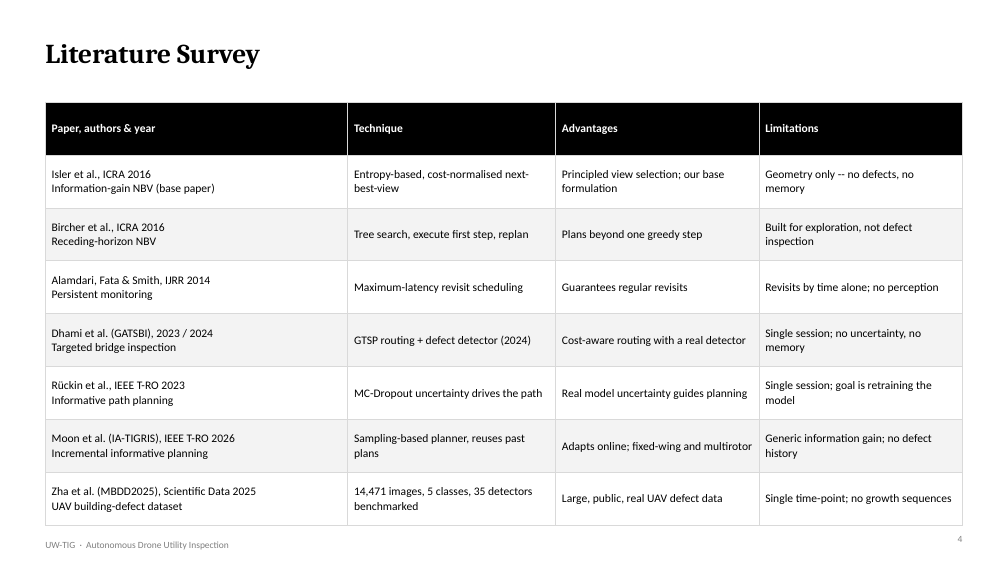
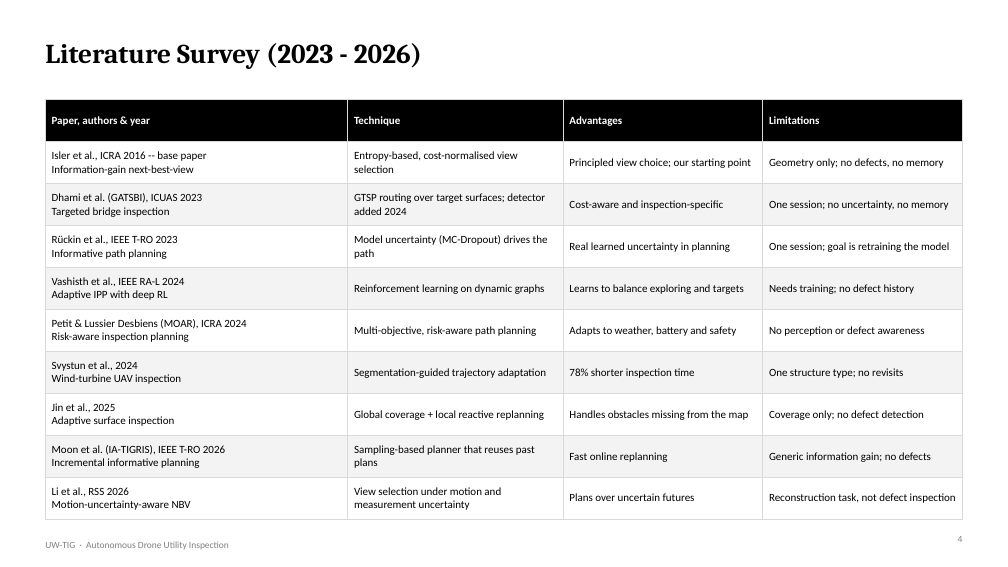
Before and after one commit to DrNeel11/project_work_1, a slide deck: slide 4 of drone-sim-today/Autonomous_Drone_Inspection_Progress.pptx. Drawn at 1008x567 pixels with LibreOffice and Linux fonts; fonts in the diff are those of the drawing. Boxes give left, top, right and bottom in pixels: in the first picture for what was removed or moved away, otherwise in the second. Text is boxed around its words. In the diff, an @@ line names an element or a change of style, - is before the commit and + after.

```diff
--- a/drone-sim-today/Autonomous_Drone_Inspection_Progress.pptx
+++ b/drone-sim-today/Autonomous_Drone_Inspection_Progress.pptx
@@ title at (x1=45, y1=43, x2=422, y2=69): text changed @@
-Literature Survey
+Literature Survey (2023 - 2026)
@@ table at (x1=45, y1=100, x2=963, y2=514) @@
-row 2: Isler et al., ICRA 2016 / Information-gain NBV (base paper) | Entropy-based, cost-normalised next-best-view | Principled view selection; our base formulation | Geometry only -- no defects, no memory
-row 3: Bircher et al., ICRA 2016 / Receding-horizon NBV | Tree search, execute first step, replan | Plans beyond one greedy step | Built for exploration, not defect inspection
-row 4: Alamdari, Fata & Smith, IJRR 2014 / Persistent monitoring | Maximum-latency revisit scheduling | Guarantees regular revisits | Revisits by time alone; no perception
-row 5: Dhami et al. (GATSBI), 2023 / 2024 / Targeted bridge inspection | GTSP routing + defect detector (2024) | Cost-aware routing with a real detector | Single session; no uncertainty, no memory
-row 6: Rückin et al., IEEE T-RO 2023 / Informative path planning | MC-Dropout uncertainty drives the path | Real model uncertainty guides planning | Single session; goal is retraining the model
-row 7: Moon et al. (IA-TIGRIS), IEEE T-RO 2026 / Incremental informative planning | Sampling-based planner, reuses past plans | Adapts online; fixed-wing and multirotor | Generic information gain; no defect history
-row 8: Zha et al. (MBDD2025), Scientific Data 2025 / UAV building-defect dataset | 14,471 images, 5 classes, 35 detectors benchmarked | Large, public, real UAV defect data | Single time-point; no growth sequences
+row 2: Isler et al., ICRA 2016 -- base paper / Information-gain next-best-view | Entropy-based, cost-normalised view selection | Principled view choice; our starting point | Geometry only; no defects, no memory
+row 3: Dhami et al. (GATSBI), ICUAS 2023 / Targeted bridge inspection | GTSP routing over target surfaces; detector added 2024 | Cost-aware and inspection-specific | One session; no uncertainty, no memory
+row 4: Rückin et al., IEEE T-RO 2023 / Informative path planning | Model uncertainty (MC-Dropout) drives the path | Real learned uncertainty in planning | One session; goal is retraining the model
+row 5: Vashisth et al., IEEE RA-L 2024 / Adaptive IPP with deep RL | Reinforcement learning on dynamic graphs | Learns to balance exploring and targets | Needs training; no defect history
+row 6: Petit & Lussier Desbiens (MOAR), ICRA 2024 / Risk-aware inspection planning | Multi-objective, risk-aware path planning | Adapts to weather, battery and safety | No perception or defect awareness
+row 7: Svystun et al., 2024 / Wind-turbine UAV inspection | Segmentation-guided trajectory adaptation | 78% shorter inspection time | One structure type; no revisits
+row 8: Jin et al., 2025 / Adaptive surface inspection | Global coverage + local reactive replanning | Handles obstacles missing from the map | Coverage only; no defect detection
+row 9: Moon et al. (IA-TIGRIS), IEEE T-RO 2026 / Incremental informative planning | Sampling-based planner that reuses past plans | Fast online replanning | Generic information gain; no defects
+row 10: Li et al., RSS 2026 / Motion-uncertainty-aware NBV | View selection under motion and measurement uncertainty | Plans over uncertain futures | Reconstruction task, not defect inspection
```
Also in this commit, not shown: 6 other slides changed, 1 slide added, 1 other file.
